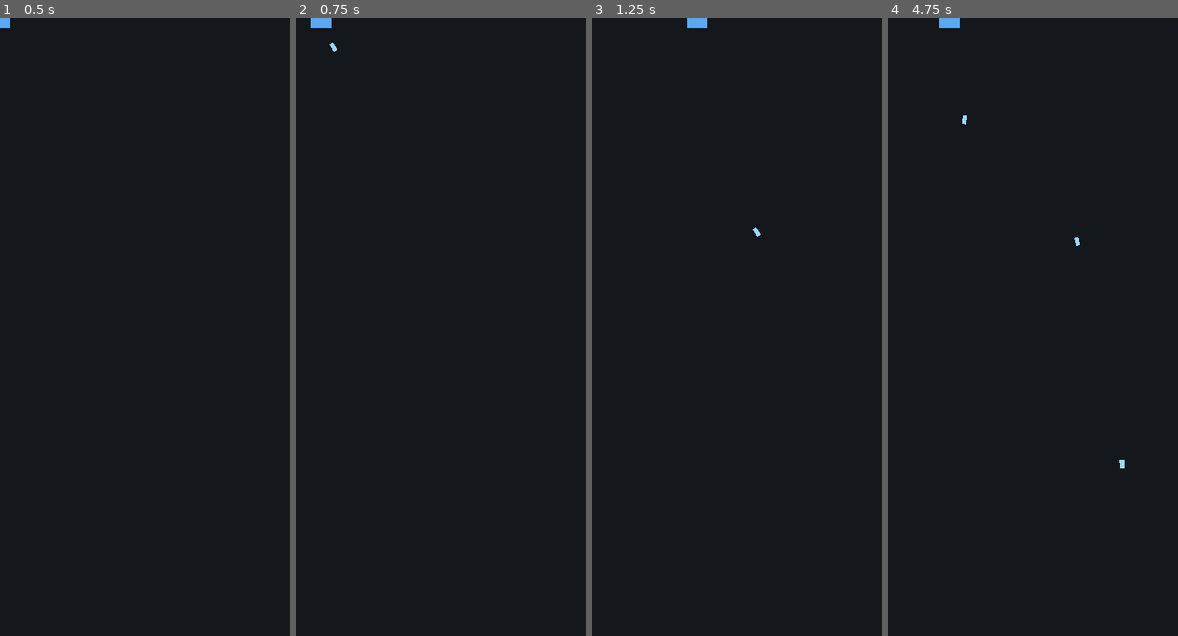
Above: before the commit, frames 1-4 (left to right).
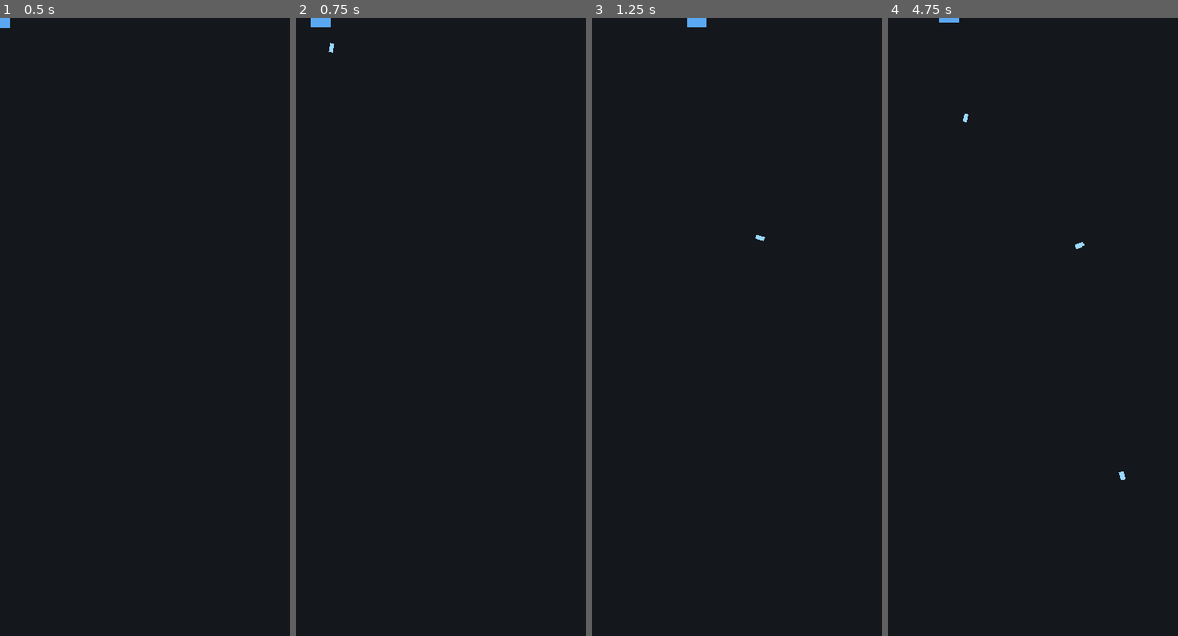
Above: after the commit, the same moments.

Repository: 0xkkun/seoul-challenge
Game: Godot game, scene res://scenes/player/player.tscn
The game is run twice, just before and just after one commit, with the same random seed, the same clock (stepped at 60 frames per second) and the same inputs. This scene is started directly instead of the project's main scene.
Inputs (mouse positions are in pixels of both pictures, inside the frame that each line leads up to):
- Up to frame 1 (0.5 s): no input
- Up to frame 2 (0.75 s): tap Enter at 0.5 s; move the mouse to (504, 296) at 0.52 s; hold Right (ui_right) from 0.53 s (still down); click (504, 296) at 0.67 s
- Up to frame 3 (1.25 s): keep holding Right (ui_right); tap Space at 0.77 s
- Up to frame 4 (4.75 s): move the mouse to (975, 357) at 1.27 s; release Right (ui_right) at 1.28 s; hold Down (ui_down) 1.28-2.03 s; tap Space at 1.52, 3.02, 3.77, 4.25, 4.52 s; move the mouse to (1062, 191) at 2.02 s; hold Right (ui_right) 2.03-2.78 s; move the mouse to (1018, 450) at 2.77 s; hold Up (ui_up) 2.78-3.53 s; click (1018, 450) at 2.92 s; move the mouse to (1120, 419) at 3.52 s; hold Left (ui_left) from 3.53 s (still down); move the mouse to (946, 234) at 4.27 s

Frame 1 is identical in both runs. In frame 2, less than 0.1% of the frame differs, in the area x 5-15%, y 0-6%; in frame 3, less than 0.1%; in frame 4, 0.2%, in the area x 17-82%, y 0-75%.

Commit message:
[Scene] 야구공 손맛 패스 — 스핀·반동·무기 정체성 (#49)
* [Scene] 야구공 손맛 패스 — 스핀·반동·무기 정체성 (#15)

정화탄에 시각 스핀(야구공 회전), 플레이어에 발사 반동(조준 반대 킥) 추가.
무기 정체성("낡은 야구공" + 기억 플레이버)을 발사기에 부여(weapon_info()).
속도/수명/케이던스 튜닝. 데이터화 프레임워크 없이 하드코딩 1종(Codex 방침).

verify_quick: 손맛 4건 PASS, 전체 게이트 통과.

Co-Authored-By: Claude Opus 4.8 (1M context) <noreply@anthropic.com>

* fix(player): apply fire recoil before move_and_slide

Codex 리뷰(#49, P2) 반영: 발사 반동이 move_and_slide 뒤에서 velocity 에 더해져
다음 틱 friction(2600)에 먼저 상쇄돼 손맛이 사실상 안 느껴지던 문제. _process_firing
을 move_and_slide 앞으로 옮겨 반동이 같은 틱 이동에 반영되게 함.

verify_full 통과: unit 37 / integration 17 / functional 1.

Co-Authored-By: Claude Opus 4.8 (1M context) <noreply@anthropic.com>

---------

Co-authored-by: Claude Opus 4.8 (1M context) <noreply@anthropic.com>

Diff:
--- a/scripts/player/player.gd
+++ b/scripts/player/player.gd
@@ -13,6 +13,7 @@
 @export var stick_deadzone: float = 0.2    ## 게임패드 스틱 데드존
 @export var fire_cooldown: float = 0.22    ## 연사 간격 (s)
 @export var muzzle_offset: float = 18.0    ## 발사 지점 오프셋 (px)
+@export var recoil_strength: float = 55.0  ## 발사 반동(조준 반대 방향 킥) (px/s)
 
 var _fire_timer: float = 0.0
 
@@ -20,8 +21,10 @@
 func _physics_process(delta: float) -> void:
 	var input_vector := read_input_vector()
 	velocity = step_velocity(velocity, input_vector, delta)
+	# 발사 반동은 move_and_slide 전에 적용해야 이번 틱 이동에 반영된다. 뒤에 두면
+	# 다음 틱 step_velocity 의 friction 이 먼저 깎아 반동이 사실상 사라진다 (Codex #49 P2).
+	_process_firing(delta)
 	move_and_slide()
-	_process_firing(delta)
 
 
 ## 입력 벡터 → 목표 속도. 대각선도 최고 속도를 넘지 않도록 정규화. 순수 함수.
@@ -48,6 +51,13 @@
 ## 쿨다운 타이머를 delta만큼 감소(0 클램프). 순수 함수(테스트 대상).
 func step_fire_cooldown(timer: float, delta: float) -> float:
 	return maxf(0.0, timer - delta)
+
+
+## 발사 반동 속도(조준 반대 방향). 순수 함수(테스트 대상).
+func recoil_velocity(aim_dir: Vector2, strength: float) -> Vector2:
+	if aim_dir.length() < 0.001:
+		return Vector2.ZERO
+	return -aim_dir.normalized() * strength
 
 
 ## 이동 입력 읽기 (WASD + 방향키 + 패드 좌스틱). I/O.
@@ -79,6 +89,7 @@
 	if dir == Vector2.ZERO:
 		return
 	fired.emit(global_position + dir * muzzle_offset, dir)
+	velocity += recoil_velocity(dir, recoil_strength)
 	_fire_timer = fire_cooldown
 
 
--- a/scripts/player/projectile_launcher.gd
+++ b/scripts/player/projectile_launcher.gd
@@ -4,6 +4,10 @@
 
 const BULLET_SCENE := preload("res://scenes/projectiles/purify_bullet.tscn")
 const POOL_ID := &"purify_bullet"
+
+## 무기 정체성 — "무기는 학교의 기억"(#15). UI/도감이 weapon_info()로 읽는다.
+const WEAPON_NAME := "낡은 야구공"
+const WEAPON_FLAVOR := "비 오던 날, 같이 줍던 공."
 
 @export var prewarm: int = 8
 
@@ -29,3 +33,8 @@
 	if is_inside_tree() and get_tree().current_scene != null:
 		return get_tree().current_scene
 	return self
+
+
+## 장착 무기 정보(이름·기억 플레이버) — UI/도감용.
+func weapon_info() -> Dictionary:
+	return {"name": WEAPON_NAME, "flavor": WEAPON_FLAVOR}
--- a/scripts/projectiles/purify_bullet.gd
+++ b/scripts/projectiles/purify_bullet.gd
@@ -5,9 +5,10 @@
 ## 이동/수명 수학은 순수 함수로 분리해 물리 없이 단위 테스트한다.
 ## 자기 자신을 free() 하지 않고 PoolManager.release(self) 로 풀에 반환한다.
 
-@export var speed: float = 620.0      ## 이동 속도 (px/s)
-@export var lifetime: float = 1.2     ## 최대 수명 (s)
+@export var speed: float = 640.0      ## 이동 속도 (px/s) — 야구공 던지는 손맛
+@export var lifetime: float = 1.1     ## 최대 수명 (s)
 @export var damage: int = 1           ## 적에게 주는 피해
+@export var spin_speed: float = 16.0  ## 시각 회전(야구공 스핀) (rad/s)
 
 var _direction: Vector2 = Vector2.RIGHT
 var _life: float = 0.0
@@ -30,6 +31,7 @@
 
 func _physics_process(delta: float) -> void:
 	global_position = step_position(global_position, _direction, speed, delta)
+	rotation = step_spin(rotation, spin_speed, delta)
 	_life = step_lifetime(_life, delta)
 	if is_expired(_life):
 		_release()
@@ -47,6 +49,11 @@
 
 func is_expired(life: float) -> bool:
 	return life <= 0.0
+
+
+## 시각 회전을 delta만큼 진행(야구공 스핀). 순수 함수(테스트 대상).
+func step_spin(current_rotation: float, spin: float, delta: float) -> float:
+	return current_rotation + spin * delta
 
 
 ## 차단성 충돌 판정 — 발사자 자신/null 은 무시한다 (스폰 시 겹침으로 인한 자기 회수 방지).
--- /dev/null
+++ b/tests/unit/test_baseball_feel.gd
@@ -0,0 +1,42 @@
+extends Node
+## #15 야구공 손맛 — 반동/스핀 순수 함수 + 무기 정체성 단위 테스트.
+
+const PlayerScript := preload("res://scripts/player/player.gd")
+const BulletScene := preload("res://scenes/projectiles/purify_bullet.tscn")
+const LauncherScript := preload("res://scripts/player/projectile_launcher.gd")
+
+var _runner: Node
+
+
+func _set_runner(runner: Node) -> void:
+	_runner = runner
+
+
+func test_recoil_kicks_opposite_to_aim() -> void:
+	var p = PlayerScript.new()
+	var r: Vector2 = p.recoil_velocity(Vector2.RIGHT, 50.0)
+	_runner.assert_true(is_equal_approx(r.x, -50.0), "오른쪽 조준 → 왼쪽 반동")
+	_runner.assert_true(is_equal_approx(r.y, 0.0), "수평 반동")
+	p.free()
+
+
+func test_recoil_zero_without_aim() -> void:
+	var p = PlayerScript.new()
+	var r: Vector2 = p.recoil_velocity(Vector2.ZERO, 50.0)
+	_runner.assert_true(r == Vector2.ZERO, "조준 없으면 반동 없음")
+	p.free()
+
+
+func test_spin_advances_rotation() -> void:
+	var b = BulletScene.instantiate()
+	var rot: float = b.step_spin(0.0, 10.0, 0.5)
+	_runner.assert_true(is_equal_approx(rot, 5.0), "스핀: rotation += spin*delta")
+	b.free()
+
+
+func test_weapon_identity_is_baseball() -> void:
+	var l = LauncherScript.new()
+	var info: Dictionary = l.weapon_info()
+	_runner.assert_eq(info.get("name"), "낡은 야구공")
+	_runner.assert_true(String(info.get("flavor")).length() > 0, "기억 플레이버 텍스트 존재")
+	l.free()
Not shown, added: tests/unit/test_baseball_feel.gd.uid
